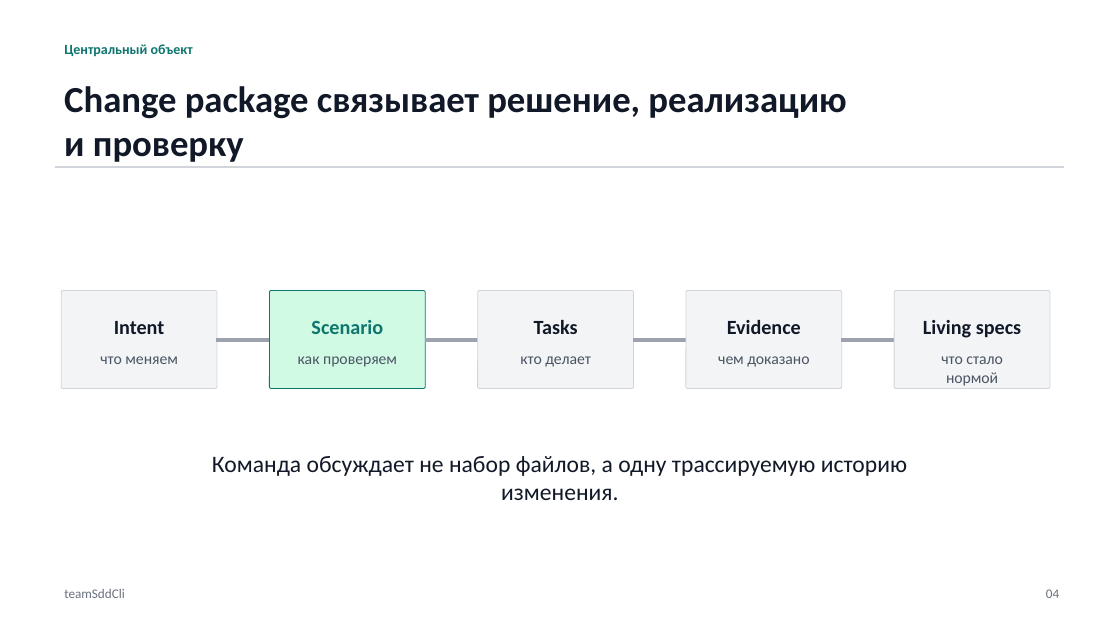
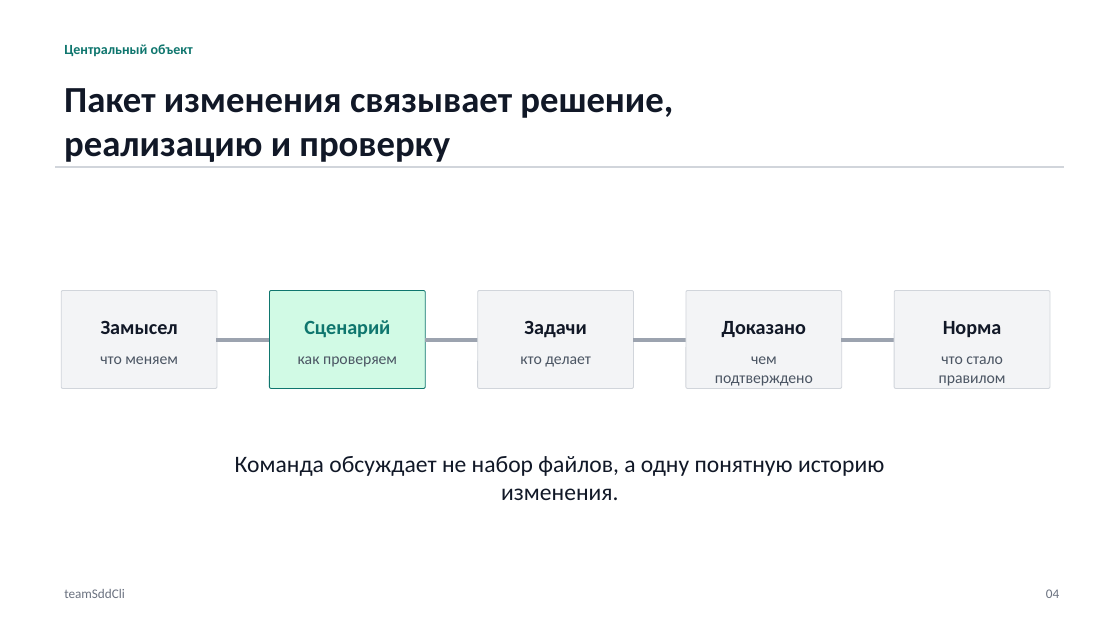
Before and after one commit to danka19/teamSddCli, a slide deck: slide 4 of outputs/team-sdd-principle-mvp-plan.pptx. Drawn at 1120x630 pixels with LibreOffice and Linux fonts; fonts in the diff are those of the drawing. Boxes give left, top, right and bottom in pixels: in the first picture for what was removed or moved away, otherwise in the second. Text is boxed around its words. In the diff, an @@ line names an element or a change of style, - is before the commit and + after.

```diff
--- a/outputs/team-sdd-principle-mvp-plan.pptx
+++ b/outputs/team-sdd-principle-mvp-plan.pptx
@@ text at bbox=[64, 88, 673, 162]: text changed @@
-Change package связывает решение, реализацию и проверку
+Пакет изменения связывает решение, реализацию и проверку
@@ text at bbox=[101, 321, 178, 334]: text changed @@
-Intent
+Замысел
@@ text at bbox=[304, 320, 390, 338]: text changed @@
-Scenario
+Сценарий
@@ text at bbox=[524, 320, 586, 338]: text changed @@
-Tasks
+Задачи
@@ text at bbox=[722, 321, 806, 337]: text changed @@
-Evidence
+Доказано
@@ text at bbox=[943, 321, 1002, 337]: text changed @@
-Living specs
+Норма
@@ text at bbox=[715, 356, 813, 386]: text changed @@
-чем доказано
+чем подтверждено
@@ text at bbox=[939, 356, 1006, 386]: text changed @@
-что стало нормой
+что стало правилом
@@ text at bbox=[235, 456, 884, 500]: text changed @@
-Команда обсуждает не набор файлов, а одну трассируемую историю изменения.
+Команда обсуждает не набор файлов, а одну понятную историю изменения.
```
Also in this commit, not shown: 5 other slides changed, 2 slides added, 2 slides removed.
